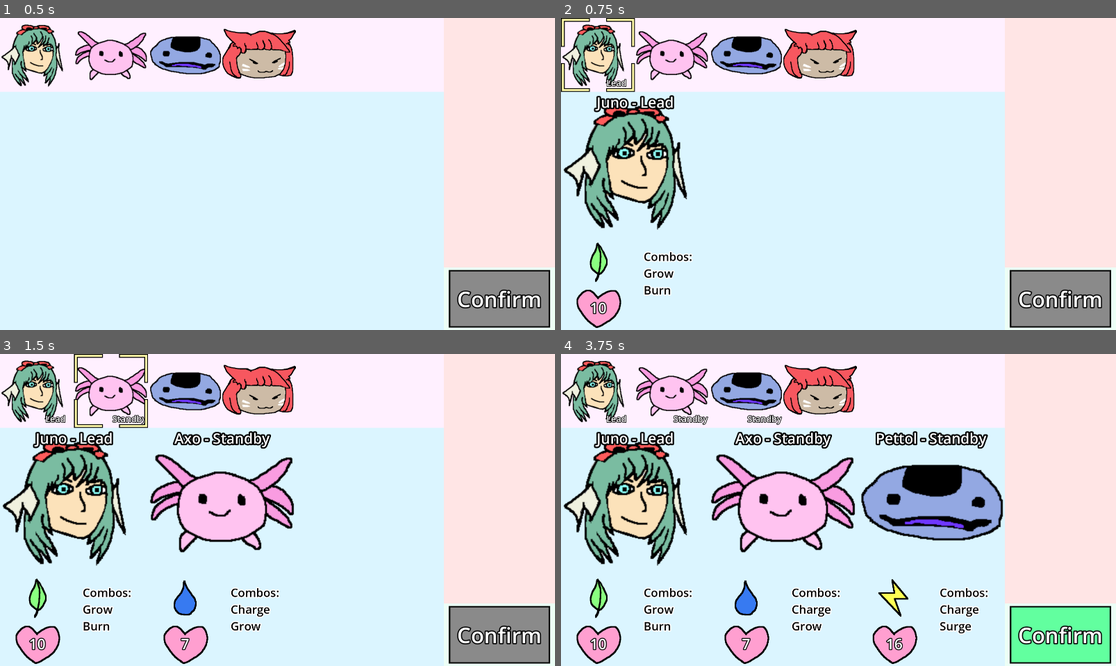
Above: before the commit, frames 1-4 (two rows, left to right).
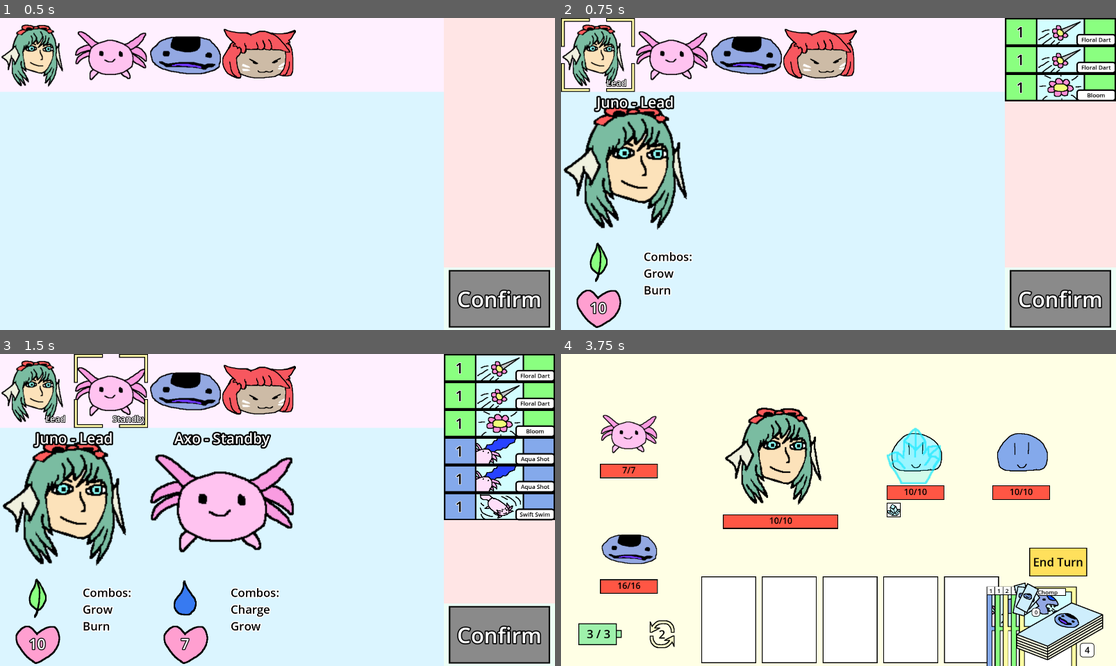
Above: after the commit, the same moments.

Repository: Joraffe/jobine-godot-game
Game: Godot game, scene res://scenes/plan/Plan.tscn
The game is run twice, just before and just after one commit, with the same random seed, the same clock (stepped at 60 frames per second) and the same inputs.
Inputs (mouse positions are in pixels of both pictures, inside the frame that each line leads up to):
- Up to frame 1 (0.5 s): no input
- Up to frame 2 (0.75 s): tap Enter at 0.5 s; move the mouse to (599, 55) at 0.52 s; click (599, 55) at 0.67 s
- Up to frame 3 (1.5 s): tap Space at 1.25 s; move the mouse to (111, 391) at 1.27 s; click (111, 391) at 1.42 s
- Up to frame 4 (3.75 s): tap Enter at 2, 3.5 s; move the mouse to (744, 391) at 2.02 s; click (744, 391) at 2.17 s; tap Space at 2.75 s; move the mouse to (821, 391) at 2.77 s; click (821, 391) at 2.92 s; move the mouse to (1060, 634) at 3.52 s; click (1060, 634) at 3.67 s

Frame 1 is identical in both runs. In frame 2, 5.3% of the frame differs, in the area x 79-100%, y 0-27%; in frame 3, 10%; in frame 4, 98%, in the area x 0-100%, y 0-100%.

Commit message:
[scene] Implement scene switching from Plan -> Battle with party + relevant cards

Diff:
--- a/config/seed_cards.gd
+++ b/config/seed_cards.gd
@@ -25,6 +25,12 @@
 		SeedData.CARDS,
 		Character.AXO,
 		SeedCards._get_axo_card_data()
+	)
+
+	config_file.set_value(
+		SeedData.CARDS,
+		Character.MAU,
+		SeedCards._get_mau_card_data()
 	)
 
 	config_file.save(SeedData.SEED_DATA_CFG_PATH)
@@ -56,9 +62,9 @@
 
 static func _get_mau_card_data() -> Array[Dictionary]:
 	var cards : Array[Dictionary] = []
-	cards.append(Card.AQUA_SHOT)
-	cards.append(Card.AQUA_SHOT)
-	cards.append(Card.SWIFT_SWIM)
+	cards.append(SeedCards.swipe_card_data())
+	cards.append(SeedCards.swipe_card_data())
+	cards.append(SeedCards.infurno_card_data())
 	return cards
 
 
--- a/models/combo_bonus.gd
+++ b/models/combo_bonus.gd
@@ -34,6 +34,7 @@
 
 # derived values
 var shield_element : Element
+var status : StatusEffect
 
 
 func _init(
@@ -62,11 +63,14 @@
 	swap_amount = _swap_amount
 	card_draw_amount = _card_draw_amount
 	energy_amount = _energy_amount
-	set_derived_data()
+	self.set_derived_data()
 
 func set_derived_data() -> void:
 	if self.shield_element_name != "":
 		shield_element = Element.by_machine_name(self.shield_element_name)
+
+	if self.status_name != "":
+		self.status = StatusEffect.by_machine_name(self.status_name, self.status_duration)
 
 func is_extra_damage() -> bool:
 	return self.machine_name == ComboBonus.EXTRA_DAMAGE
--- a/models/status_effect.gd
+++ b/models/status_effect.gd
@@ -92,6 +92,8 @@
 			return Frozen()
 		StatusEffect.FROZEN_IMMUNE:
 			return FrozenImmune()
+		StatusEffect.HEAT:
+			return Heat()
 		_:
 			return
 
--- a/modules/plan/constants.gd
+++ b/modules/plan/constants.gd
@@ -12,3 +12,8 @@
 	PlanConstants.STANDBY_BOTTOM
 ]
 const UNSELECTED : String = "unselected"
+
+const PARTY : String = "party"
+const DECK : String = "deck"
+const CHARACTER : String = "character"
+const CARDS : String = "cards"
--- /dev/null
+++ b/modules/system/scene_switcher.gd
@@ -0,0 +1,30 @@
+extends Node
+
+
+var current_scene = null
+
+
+#=======================
+# Godot Lifecycle Hooks
+#=======================
+func _ready() -> void:
+	var root = self.get_tree().root
+	current_scene = root.get_child(root.get_child_count() - 1)
+
+
+#=======================
+# Helpers
+#=======================
+func goto_scene(path : String, data : Dictionary) -> void:
+	self.call_deferred("_deferred_goto_scene", path, data)
+
+
+func _deferred_goto_scene(path : String, data : Dictionary) -> void:
+	self.current_scene.free()
+
+	var s = ResourceLoader.load(path)
+	self.current_scene = s.instantiate()
+	self.current_scene.set("data", data)
+
+	self.get_tree().root.add_child(current_scene)
+	self.get_tree().current_scene = current_scene
--- a/project.godot
+++ b/project.godot
@@ -18,6 +18,7 @@
 
 BattleRadio="*res://modules/battle/radio.gd"
 PlanRadio="*res://modules/plan/radio.gd"
+SceneSwitcher="*res://modules/system/scene_switcher.gd"
 
 [display]
 
--- a/scenes/battle/scripts/battle.gd
+++ b/scenes/battle/scripts/battle.gd
@@ -1,15 +1,24 @@
 extends Node2D
 
 
-var data : BattleData
+var data : Dictionary  # from SceneSwitcher
+
+var battle_data : BattleData
 
 
 #=======================
 # Godot Lifecycle Hooks
 #=======================
-func _init() -> void:
-	var seed_data = SeedData.get_seed_data()
-	data = BattleData.new(seed_data)
+func _ready() -> void:
+	self.set(
+		"battle_data",
+		BattleData.new(
+			SeedData.get_seed_data(),
+			self.data
+		)
+	)
 
-func _ready() -> void:
-	BattleRadio.emit_signal(BattleRadio.BATTLE_STARTED, data)
+	BattleRadio.emit_signal(
+		BattleRadio.BATTLE_STARTED,
+		battle_data,
+	)
--- a/scenes/battle/scripts/battle_data.gd
+++ b/scenes/battle/scripts/battle_data.gd
@@ -15,23 +15,26 @@
 var background_name : String
 
 
-func _init(seed_data : Dictionary) -> void:
-	lead_character = BattleData.get_battle_lead_character(seed_data)
-	top_swap_character = BattleData.get_battle_top_swap_character(seed_data)
-	bottom_swap_character = BattleData.get_battle_bottom_swap_character(seed_data)
-	enemies = BattleData.get_battle_enemies(seed_data)
-	var character_instance_id_map : Dictionary = {
-		lead_character.machine_name : lead_character.get_instance_id(),
-		top_swap_character.machine_name : top_swap_character.get_instance_id(),
-		bottom_swap_character.machine_name : bottom_swap_character.get_instance_id()
-	}
-	cards = BattleData.get_battle_cards(seed_data, character_instance_id_map)
-	discard_pile = BattleData.get_battle_discard_pile(seed_data)
-	hand = BattleData.get_battle_hand(seed_data)
-	max_hand_size = 5  # sticking this here in case want this to change
-	max_energy = 3
-	current_energy = 3
-	background_name = "basic"
+func _init(seed_data : Dictionary, scene_data : Dictionary) -> void:
+	var plan_party : Dictionary = scene_data[PlanConstants.PARTY]
+	self.lead_character = plan_party[PlanConstants.LEAD]
+	self.top_swap_character = plan_party[PlanConstants.STANDBY_TOP]
+	self.bottom_swap_character = plan_party[PlanConstants.STANDBY_BOTTOM]
+	self.enemies = BattleData.get_battle_enemies(seed_data)
+
+	var plan_deck : Dictionary = scene_data[PlanConstants.DECK]
+	var plan_cards : Array[Card] = []
+	for character_name in plan_deck.keys():
+		var character_cards : Array[Card] = plan_deck[character_name][PlanConstants.CARDS]
+		plan_cards += character_cards
+	self.cards = plan_cards
+
+	self.discard_pile = BattleData.get_battle_discard_pile(seed_data)
+	self.hand = BattleData.get_battle_hand(seed_data)
+	self.max_hand_size = 5  # sticking this here in case want this to change
+	self.max_energy = 3
+	self.current_energy = 3
+	self.background_name = "basic"
 
 
 #=======================
--- a/scenes/plan/scripts/plan.gd
+++ b/scenes/plan/scripts/plan.gd
@@ -30,7 +30,10 @@
 	self.set("plan_deck", deck_data)
 
 func _on_plan_confirmed() -> void:
-	print('_on_plan_confirmed called')
-	print('plan_party ', self.plan_party)
-	print('plan_deck ', self.plan_deck)
-	# implement scene switcher call here
+	SceneSwitcher.goto_scene(
+		"res://scenes/battle/Battle.tscn",
+		{
+			PlanConstants.PARTY : self.plan_party,
+			PlanConstants.DECK : self.plan_deck
+		}
+	)
--- a/scenes/plan_deck/PlanDeck.tscn
+++ b/scenes/plan_deck/PlanDeck.tscn
@@ -1,7 +1,7 @@
 [gd_scene load_steps=4 format=3 uid="uid://y2wc6tugys4k"]
 
 [ext_resource type="Script" path="res://scenes/plan_deck/scripts/plan_deck.gd" id="1_kd0o2"]
-[ext_resource type="Texture2D" uid="uid://0sg4bekm1leo" path="res://scenes/plan_deck/resources/images/container/plan_deck_container.png" id="2_l6k4k"]
+[ext_resource type="Texture2D" uid="uid://0sg4bekm1leo" path="res://scenes/plan_deck/resources/images/container/container.png" id="2_oe0sa"]
 
 [sub_resource type="RectangleShape2D" id="RectangleShape2D_16626"]
 size = Vector2(384, 864)
@@ -10,7 +10,7 @@
 script = ExtResource("1_kd0o2")
 
 [node name="Sprite2D" type="Sprite2D" parent="."]
-texture = ExtResource("2_l6k4k")
+texture = ExtResource("2_oe0sa")
 
 [node name="Area2D" type="Area2D" parent="."]
 
--- a/scenes/plan_deck/scripts/plan_deck.gd
+++ b/scenes/plan_deck/scripts/plan_deck.gd
@@ -1 +1,137 @@
 extends Node2D
+
+
+var deck_card_scene = preload("res://scenes/plan_deck_card/PlanDeckCard.tscn")
+
+var card_library : Dictionary
+
+var current_deck : Dictionary
+var rendered_deck_cards : Dictionary
+
+var container_image_data : ImageData :
+	set = set_container_image_data
+
+
+#=======================
+# Godot Lifecycle Hooks
+#=======================
+func _init() -> void:
+	PlanRadio.connect(PlanRadio.PLAN_STARTED, _on_plan_started)
+	PlanRadio.connect(PlanRadio.PARTY_UPDATED, _on_party_updated)
+
+func _ready() -> void:
+	self.set("container_image_data", ImageData.new("plan_deck", "container", "container.png"))
+
+
+#=======================
+# Setters
+#=======================
+func set_container_image_data(new_container_image_data : ImageData) -> void:
+	container_image_data = new_container_image_data
+
+	$Sprite2D.set_texture(self.container_image_data.get_img_texture())
+
+
+#=======================
+# Signal Handlers
+#=======================
+func _on_plan_started(seed_data : Dictionary) -> void:
+	self.set("card_library", seed_data[SeedData.CARDS])
+
+func _on_party_updated(party_data : Dictionary) -> void:
+	var characters : Array[Character] = []
+	var character_names : Array[String] = []
+	for role_name in party_data:
+		if party_data[role_name] != null:
+			characters.append(party_data[role_name])
+			character_names.append(party_data[role_name].machine_name)
+
+	var already_rendered_character_names : Array = self.rendered_deck_cards.keys()
+
+	# in the case of adding characters
+	if characters.size() > already_rendered_character_names.size():
+		for character in characters:
+			if character.machine_name not in already_rendered_character_names:
+				self.render_character_cards(character)
+	# in the case of removing characters
+	elif characters.size() < already_rendered_character_names.size():
+		for character_name in already_rendered_character_names:
+			if character_name not in character_names:
+				self.current_deck.erase(character_name)
+				self.rerender_deck_cards()
+
+	self.emit_deck_updated()
+
+
+#=======================
+# Helpers
+#=======================
+func empty_deck_cards_for_character(character_name : String) -> void:
+	var rendered : Array[Node2D] = self.rendered_deck_cards[character_name]
+	self.rendered_deck_cards.erase(character_name)
+	for rendered_deck_card in rendered:
+		rendered_deck_card.queue_free()
+
+func render_deck_cards(cards : Array[Card], character : Character) -> void:
+	var rendered : Array[Node2D] = []
+	self.rendered_deck_cards[character.machine_name] = rendered
+	for card in cards:
+		var instance : Node2D = deck_card_scene.instantiate()
+		instance.set("card", card)
+		self.add_child(instance)
+		self.position_deck_card(instance)
+		self.rendered_deck_cards[character.machine_name].append(instance)
+
+func position_deck_card(instance : Node2D) -> void:
+	var index_position : int = self.get_num_rendered_cards()
+	var container_image_height : int = self.container_image_data.get_img_height()
+	var deck_card_height : int = instance.container_image_data.get_img_height()
+
+	var starting_y : int = (-1) * int(container_image_height / 2.0)
+	var offset_y = int(deck_card_height / 2.0)
+
+	instance.position.y = starting_y + offset_y + (deck_card_height * index_position)
+
+func get_num_rendered_cards() -> int:
+	var num : int = 0
+
+	for character_name in self.rendered_deck_cards.keys():
+		for deck_card_instance in self.rendered_deck_cards[character_name]:
+			num += 1
+
+	return num
+
+func render_character_cards(character : Character) -> void:
+	var character_cards : Array[Dictionary] = self.card_library.get(character.machine_name)
+	for character_card in character_cards:
+		character_card[Card.CHARACTER_INSTANCE_ID] = character.get_instance_id()
+	var cards : Array[Card] = Card.create_multi(character_cards)
+	self.current_deck[character.machine_name] = {
+		PlanConstants.CHARACTER : character,
+		PlanConstants.CARDS : cards
+	}
+	self.render_deck_cards(cards, character)
+
+func remove_character_cards(character_name : String) -> void:
+	self.current_deck.erase(character_name)
+
+func rerender_deck_cards() -> void:
+	# first empty the existing cards
+	for character_name in self.rendered_deck_cards.keys():
+		for deck_card in self.rendered_deck_cards[character_name]:
+			deck_card.queue_free()
+
+	self.set("rendered_deck_cards", {})
+	# then re-render the remaining current_deck
+	for character_name in self.current_deck:
+		var character_deck_data : Dictionary = self.current_deck[character_name]
+		self.render_deck_cards(
+			character_deck_data[PlanConstants.CARDS],
+			character_deck_data[PlanConstants.CHARACTER]
+		)
+
+func emit_deck_updated() -> void:
+	PlanRadio.emit_signal(
+		PlanRadio.DECK_UPDATED,
+		self.current_deck
+	)
--- /dev/null
+++ b/scenes/plan_deck_card/PlanDeckCard.tscn
@@ -0,0 +1,71 @@
+[gd_scene load_steps=5 format=3 uid="uid://dvfo0xm0v2s4e"]
+
+[ext_resource type="Script" path="res://scenes/plan_deck_card/scripts/plan_deck_card.gd" id="1_mh7v8"]
+[ext_resource type="Script" path="res://scenes/plan_deck_card/scripts/area_2d.gd" id="2_drhnh"]
+
+[sub_resource type="StyleBoxFlat" id="StyleBoxFlat_dlyjg"]
+bg_color = Color(1, 1, 1, 1)
+border_width_left = 5
+border_width_top = 5
+border_width_right = 5
+border_width_bottom = 5
+border_color = Color(0, 0, 0, 1)
+corner_radius_top_left = 10
+corner_radius_top_right = 10
+corner_radius_bottom_right = 10
+corner_radius_bottom_left = 10
+
+[sub_resource type="RectangleShape2D" id="RectangleShape2D_ih0p8"]
+
+[node name="PlanDeckCard" type="Node2D"]
+script = ExtResource("1_mh7v8")
+
+[node name="ContainerSprite2D" type="Sprite2D" parent="."]
+
+[node name="ArtSprite2D" type="Sprite2D" parent="ContainerSprite2D"]
+
+[node name="CostLabel" type="Label" parent="ContainerSprite2D"]
+offset_left = -192.0
+offset_top = -36.0
+offset_right = -137.0
+offset_bottom = 36.0
+grow_vertical = 2
+theme_override_colors/font_color = Color(0, 0, 0, 1)
+theme_override_colors/font_outline_color = Color(1, 1, 1, 1)
+theme_override_constants/outline_size = 8
+theme_override_font_sizes/font_size = 50
+horizontal_alignment = 1
+vertical_alignment = 1
+
+[node name="Panel" type="Panel" parent="ContainerSprite2D"]
+anchors_preset = 3
+anchor_left = 1.0
+anchor_top = 1.0
+anchor_right = 1.0
+anchor_bottom = 1.0
+offset_left = -329.0
+offset_top = -89.0
+offset_right = -192.0
+offset_bottom = -48.0
+grow_horizontal = 0
+grow_vertical = 0
+size_flags_horizontal = 3
+theme_override_styles/panel = SubResource("StyleBoxFlat_dlyjg")
+
+[node name="NameLabel" type="Label" parent="ContainerSprite2D/Panel"]
+layout_mode = 1
+anchors_preset = 15
+anchor_right = 1.0
+anchor_bottom = 1.0
+grow_horizontal = 2
+grow_vertical = 2
+theme_override_colors/font_color = Color(0, 0, 0, 1)
+theme_override_font_sizes/font_size = 20
+horizontal_alignment = 1
+vertical_alignment = 1
+
+[node name="Area2D" type="Area2D" parent="."]
+script = ExtResource("2_drhnh")
+
+[node name="CollisionShape2D" type="CollisionShape2D" parent="Area2D"]
+shape = SubResource("RectangleShape2D_ih0p8")
--- /dev/null
+++ b/scenes/plan_deck_card/scripts/area_2d.gd
@@ -0,0 +1 @@
+extends Area2D
--- /dev/null
+++ b/scenes/plan_deck_card/scripts/plan_deck_card.gd
@@ -0,0 +1,72 @@
+extends Node2D
+
+
+var card : Card :
+	set = set_card
+var card_name : String :
+	set = set_card_name
+var card_cost : int :
+	set = set_card_cost
+
+var container_image_data : ImageData :
+	set = set_container_image_data
+var art_image_data : ImageData :
+	set = set_art_image_data
+
+
+#=======================
+# Godot Lifecycle Hooks
+#=======================
+func _init() -> void:
+	pass
+
+
+#=======================
+# Setters
+#=======================
+func set_card(new_card : Card) -> void:
+	card = new_card
+
+	self.set("card_name", self.card.human_name)
+	self.set("card_cost", self.card.cost)
+	self.set("container_image_data", self.get_container_image_data(self.card))
+	self.set("art_image_data", self.get_art_image_data(self.card))
+
+func set_card_name(new_card_name : String) -> void:
+	card_name = new_card_name
+
+	$ContainerSprite2D/Panel/NameLabel.set_text("{name}".format({"name" : self.card_name}))
+
+func set_card_cost(new_card_cost : int) -> void:
+	card_cost = new_card_cost
+
+	$ContainerSprite2D/CostLabel.set_text("   {cost}".format({"cost" : self.card_cost}))
+
+func set_container_image_data(new_container_image_data : ImageData) -> void:
+	container_image_data = new_container_image_data
+
+	$ContainerSprite2D.set_texture(self.container_image_data.get_img_texture())
+
+
+func set_art_image_data(new_art_image_data : ImageData) -> void:
+	art_image_data = new_art_image_data
+
+	$ContainerSprite2D/ArtSprite2D.set_texture(self.art_image_data.get_img_texture())
+
+
+#=======================
+# Helpers
+#=======================
+func get_container_image_data(_card : Card) -> ImageData:
+	return ImageData.new(
+		"plan_deck_card",
+		"container",
+		"{element}.png".format({"element" : _card.element_name})
+	)
+
+func get_art_image_data(_card : Card) -> ImageData:
+	return ImageData.new(
+		"plan_deck_card",
+		"art",
+		"{name}.png".format({"name" : _card.machine_name})
+	)
Renamed: scenes/battle_field_card/resources/images/infurno/infurno_card.png -> scenes/battle_field_card/resources/images/infurno/infurno.png
Not shown, added: scenes/battle_field_card/resources/images/infurno/infurno.png.import
Renamed: scenes/battle_field_card/resources/images/swipe/swipe_card.png -> scenes/battle_field_card/resources/images/swipe/swipe.png
Not shown, changed: scenes/battle_field_card/resources/images/swipe/swipe.png.import
Renamed: scenes/plan_deck/resources/images/container/plan_deck_container.png -> scenes/plan_deck/resources/images/container/container.png
Not shown, added: scenes/plan_deck/resources/images/container/container.png.import
Binary file added: scenes/plan_deck_card/resources/images/art/aqua_shot.png
Not shown, added: scenes/plan_deck_card/resources/images/art/aqua_shot.png.import
Binary file added: scenes/plan_deck_card/resources/images/art/bloom.png
Not shown, changed: scenes/plan_deck_card/resources/images/art/bloom.png.import
Binary file added: scenes/plan_deck_card/resources/images/art/chomp.png
Not shown, added: scenes/plan_deck_card/resources/images/art/chomp.png.import
(and 18 more such lines)
